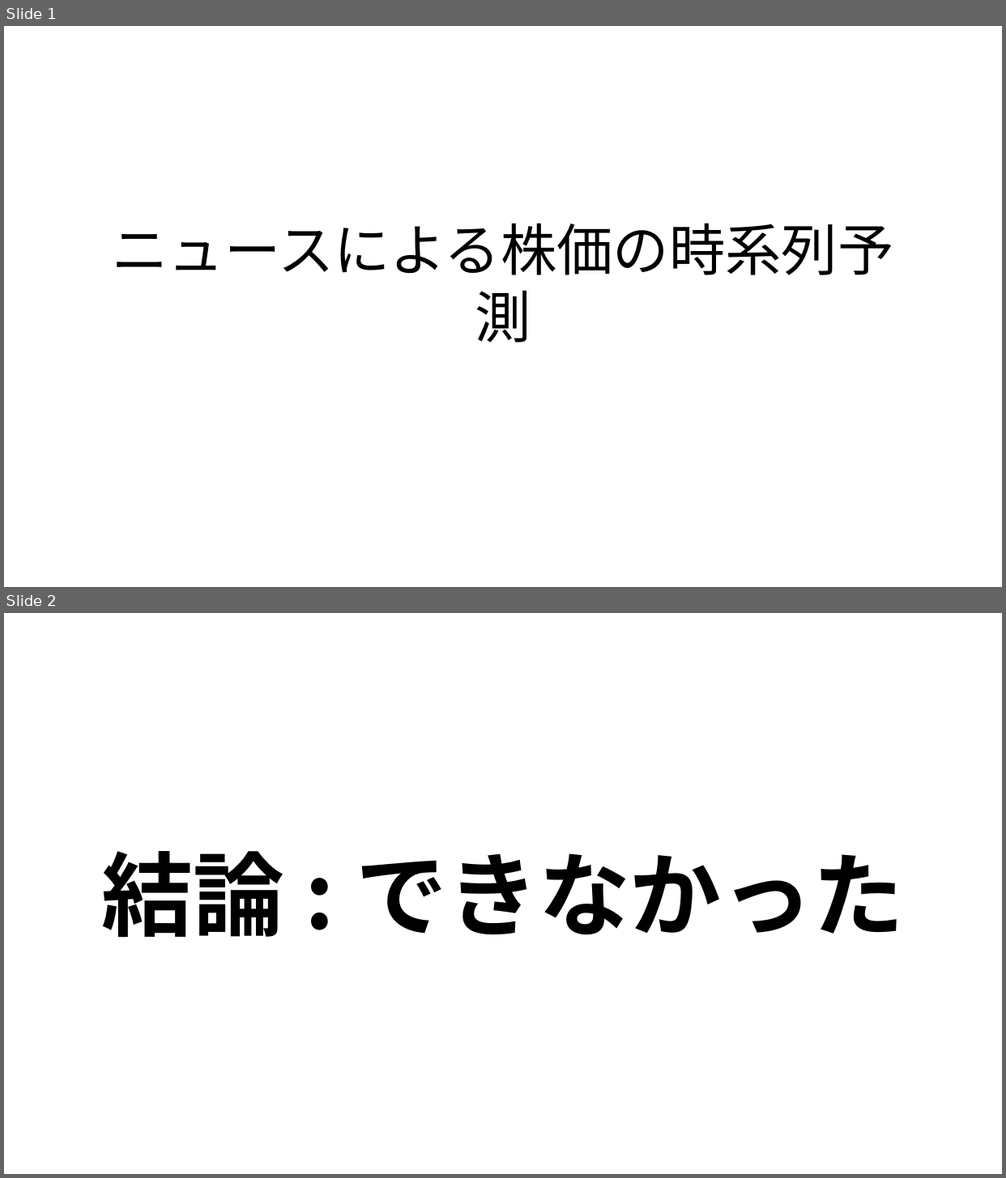
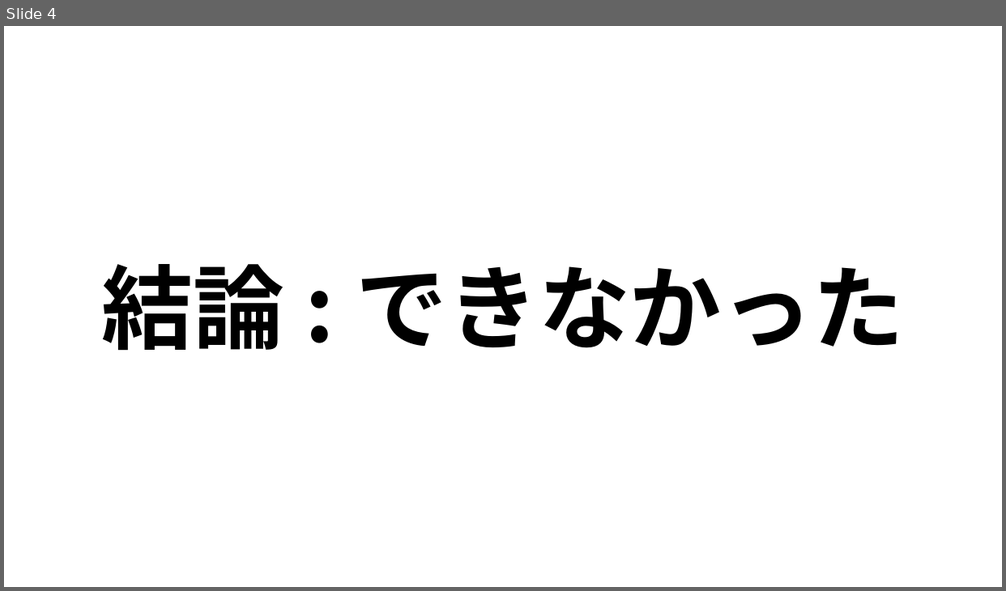
Before and after one commit to ryoww/PBL_stock, a slide deck: 最終報告.pptx. Shown one above the other, each under a label of ours: slides 1 and 2 before the commit, slide 4 after it. The pictures are 1006x1178 and 1006x591 pixels, drawn with LibreOffice and Linux fonts; fonts in the diff are those of the drawing. Boxes give left, top, right and bottom in pixels: in the first picture for what was removed or moved away, otherwise in the second. Text is boxed around its words. In the diff, an @@ line names an element or a change of style, - is before the commit and + after.

```diff
--- a/最終報告.pptx
+++ b/最終報告.pptx
@@ slide 1 removed at (4, 26, 1002, 587), background #FFFFFF @@
@@ text removed at (113, 223, 894, 275) @@
-ニュースによる株価の時系列予測
@@ what was slide 2 is now slide 4 @@
```
Also in this commit, not shown: 4 slides added, 2 other files.
